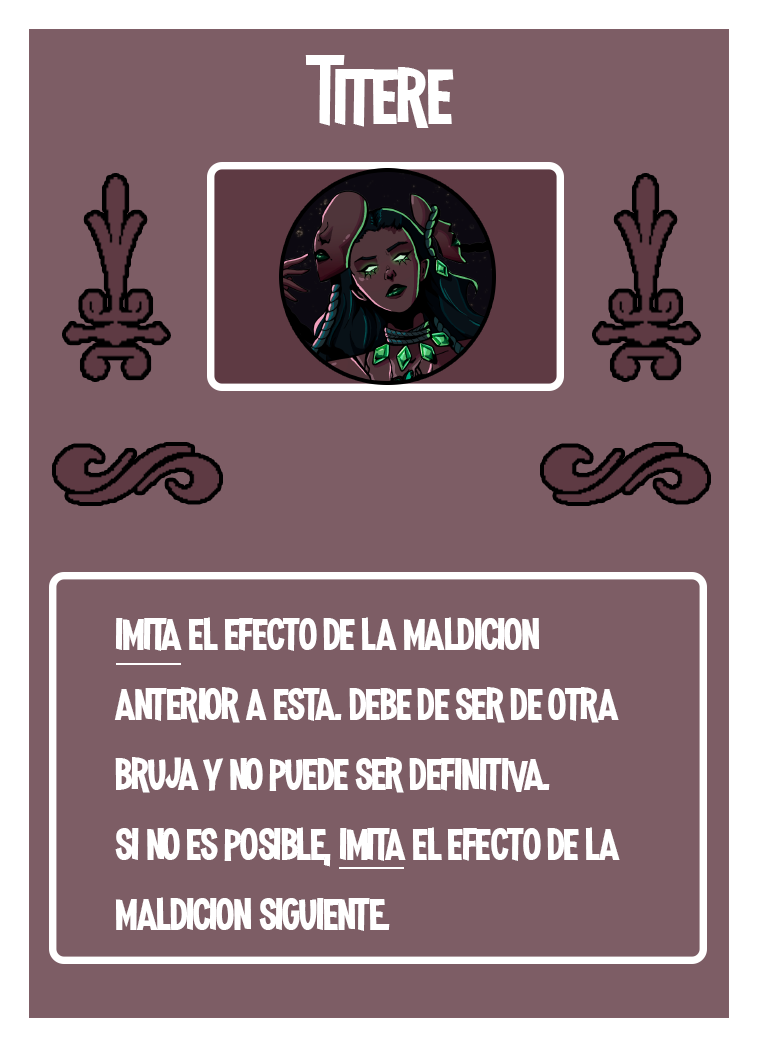
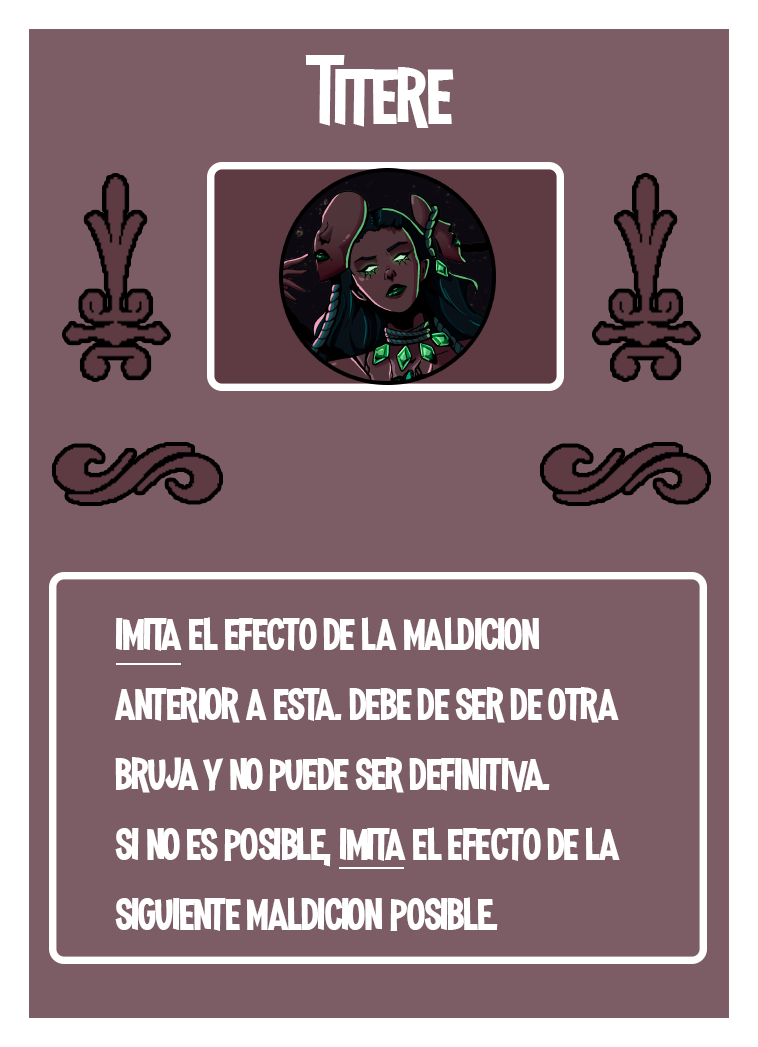
Layered file, before and after one edit (758×1047). Changes by layer:
painted on "imita el efecto de la maldicion anterior a esta. debe de ser de" over [115, 897, 498, 931]